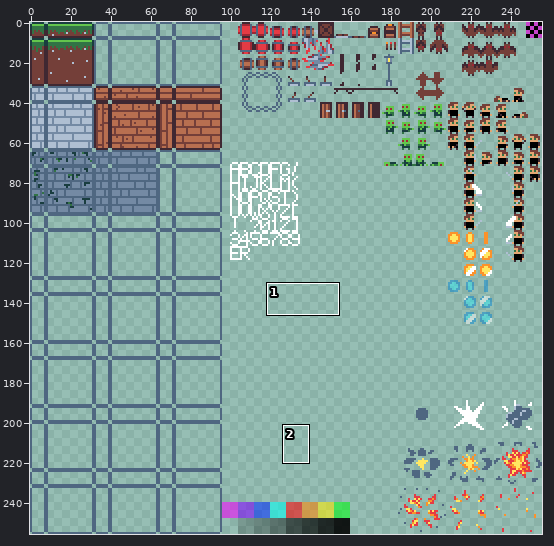
File history of a sprite sheet, src/res/textures/textures_unpacked.png. The picture above shows the old version from afar; the outline marks the close-up.
Close-up. Old version:
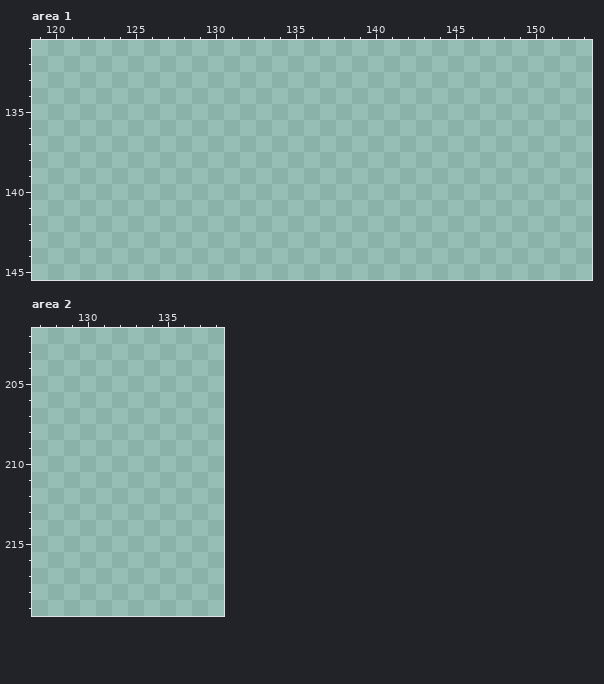
The file is 256x256 pixels. Pixels under 10% opacity are left out. Shown: area 1: x 119..153, y 131..145; area 2: x 127..138, y 202..219. The commit also changed other parts of the picture, which this record leaves out.
And afterwards:
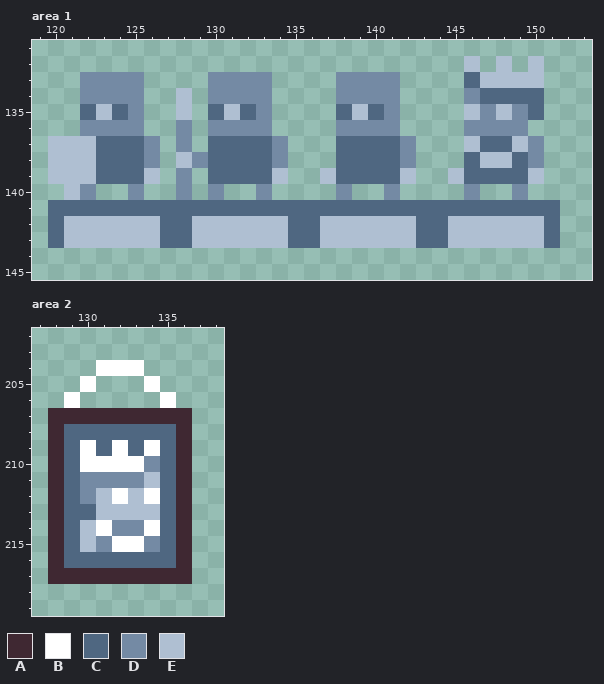
Palette (. is transparent): A #3f2832  B #ffffff  C #4f6781  D #748aa4  E #afbfd2
The edit:
{"where": "area 1"}
{"y":132,"x":146,"old":".","new":"E"}
{"y":132,"x":148,"old":".","new":"E"}
{"y":132,"x":150,"old":".","new":"E"}
{"y":133,"x":122,"old":"....","new":"DDDD"}
{"y":133,"x":130,"old":"....","new":"DDDD"}
{"y":133,"x":138,"old":"....","new":"DDDD"}
{"y":133,"x":146,"old":".....","new":"CEEEE"}
{"y":134,"x":122,"old":"....","new":"DDDD"}
{"y":134,"x":128,"old":".","new":"E"}
{"y":134,"x":130,"old":"....","new":"DDDD"}
{"y":134,"x":138,"old":"....","new":"DDDD"}
{"y":134,"x":146,"old":".....","new":"DCCCC"}
{"y":135,"x":122,"old":"....","new":"CECD"}
{"y":135,"x":128,"old":".","new":"E"}
{"y":135,"x":130,"old":"....","new":"CECD"}
{"y":135,"x":138,"old":"....","new":"CECD"}
{"y":135,"x":146,"old":".....","new":"EDEDC"}
{"y":136,"x":122,"old":"....","new":"DDDD"}
{"y":136,"x":128,"old":".","new":"D"}
{"y":136,"x":130,"old":"....","new":"DDDD"}
{"y":136,"x":138,"old":"....","new":"DDDD"}
{"y":136,"x":146,"old":"....","new":"DDDD"}
{"y":137,"x":120,"old":".......","new":"EEECCCD"}
{"y":137,"x":128,"old":".","new":"D"}
{"y":137,"x":130,"old":".....","new":"CCCCD"}
{"y":137,"x":138,"old":".....","new":"CCCCD"}
{"y":137,"x":146,"old":".....","new":"ECCED"}
{"y":138,"x":120,"old":".......","new":"EEECCCD"}
{"y":138,"x":128,"old":".......","new":"EDCCCCD"}
{"y":138,"x":138,"old":".....","new":"CCCCD"}
{"y":138,"x":146,"old":".....","new":"CEECD"}
{"y":139,"x":120,"old":".......","new":"EEECCCE"}
{"y":139,"x":128,"old":".","new":"D"}
{"y":139,"x":130,"old":".....","new":"CCCCE"}
{"y":139,"x":137,"old":"......","new":"ECCCCE"}
{"y":139,"x":145,"old":"......","new":"ECCCCE"}
{"y":140,"x":121,"old":"..","new":"ED"}
{"y":140,"x":125,"old":".","new":"D"}
{"y":140,"x":128,"old":".","new":"D"}
{"y":140,"x":130,"old":".","new":"D"}
{"y":140,"x":133,"old":".","new":"D"}
{"y":140,"x":138,"old":".","new":"D"}
{"y":140,"x":141,"old":".","new":"D"}
{"y":140,"x":146,"old":".","new":"D"}
{"y":140,"x":149,"old":".","new":"D"}
{"y":141,"x":120,"old":"................................","new":"CCCCCCCCCCCCCCCCCCCCCCCCCCCCCCCC"}
{"y":142,"x":120,"old":"................................","new":"CEEEEEECCEEEEEECCEEEEEECCEEEEEEC"}
{"y":143,"x":120,"old":"................................","new":"CEEEEEECCEEEEEECCEEEEEECCEEEEEEC"}
{"where": "area 2"}
{"y":204,"x":131,"old":"...","new":"BBB"}
{"y":205,"x":130,"old":".","new":"B"}
{"y":205,"x":134,"old":".","new":"B"}
{"y":206,"x":129,"old":".","new":"B"}
{"y":206,"x":135,"old":".","new":"B"}
{"y":207,"x":128,"old":".........","new":"AAAAAAAAA"}
{"y":208,"x":128,"old":".........","new":"ACCCCCCCA"}
{"y":209,"x":128,"old":".........","new":"ACBCBCBCA"}
{"y":210,"x":128,"old":".........","new":"ACBBBBDCA"}
{"y":211,"x":128,"old":".........","new":"ACDDDDECA"}
{"y":212,"x":128,"old":".........","new":"ACDEBEBCA"}
{"y":213,"x":128,"old":".........","new":"ACCEEEECA"}
{"y":214,"x":128,"old":".........","new":"ACEBDDBCA"}
{"y":215,"x":128,"old":".........","new":"ACEDBBDCA"}
{"y":216,"x":128,"old":".........","new":"ACCCCCCCA"}
{"y":217,"x":128,"old":".........","new":"AAAAAAAAA"}
{"label":"added","picture_box":[48,56,560,248]}
{"label":"added","picture_box":[48,360,192,584]}
